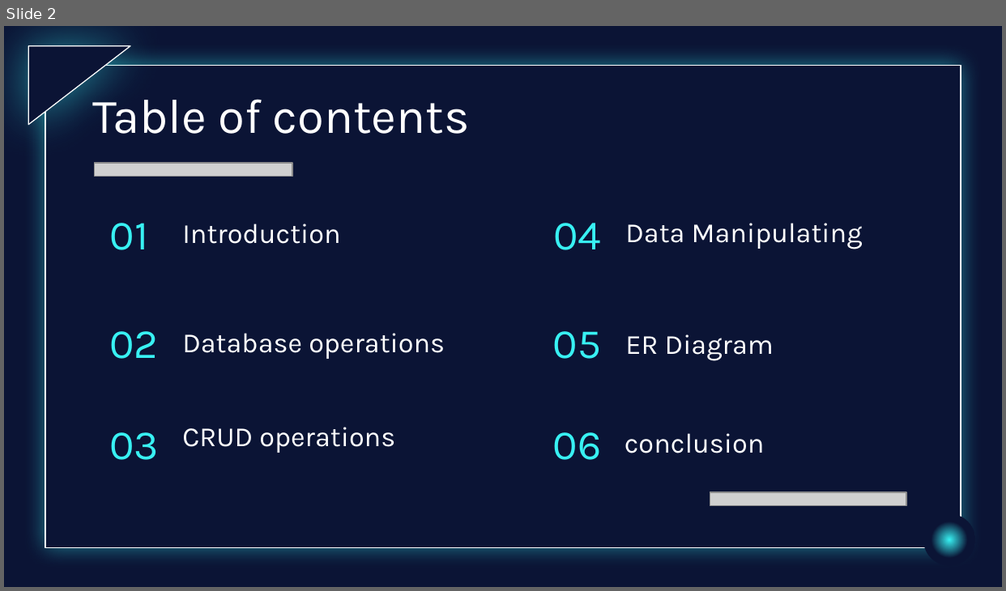
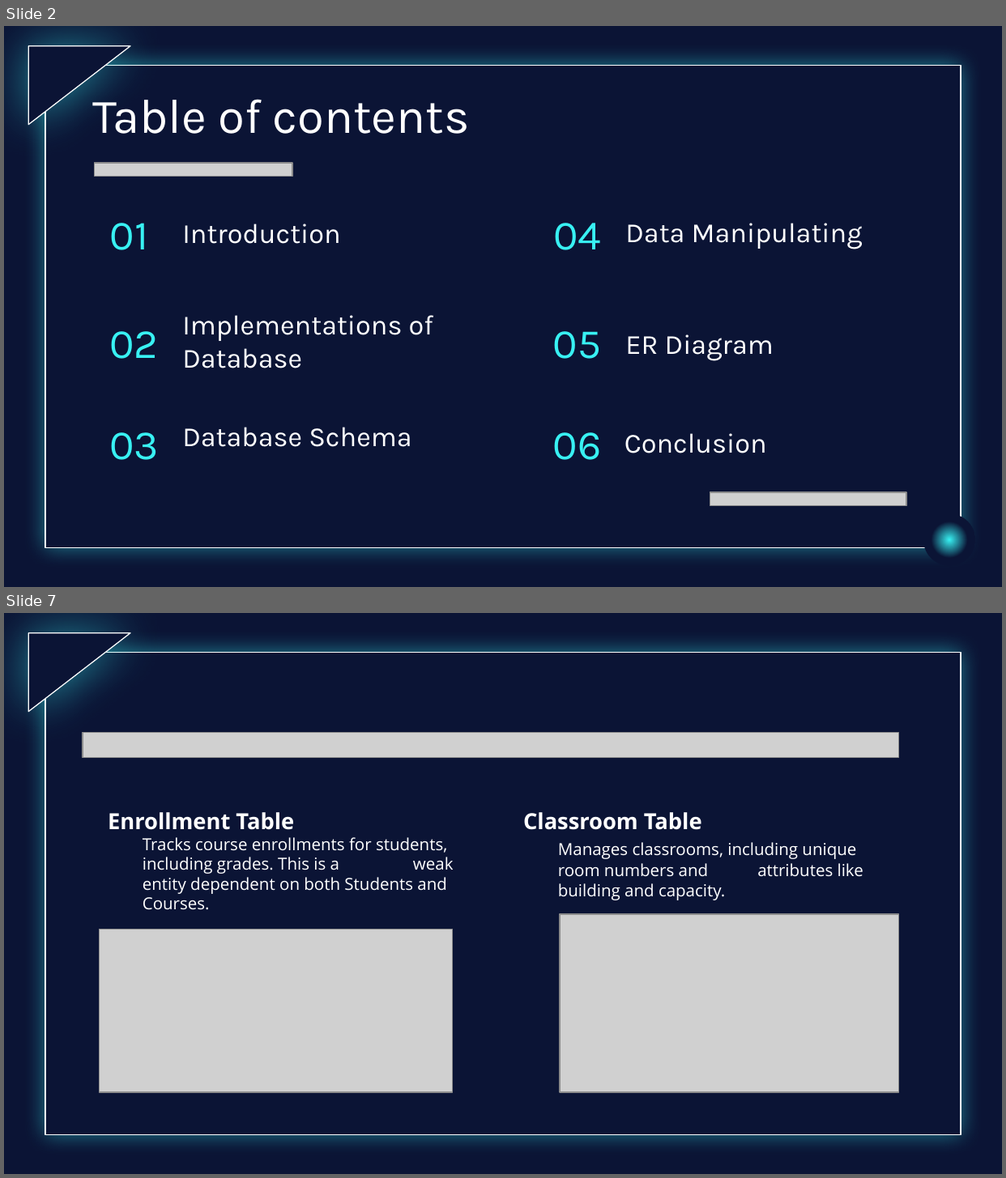
Before and after one commit to UbaidBinWaris/BSCS, a slide deck: BSCS 4B/DB lab/Project/DBMS lab presentation.pptx. Shown one above the other, each under a label of ours: slide 2 before the commit, slides 2 and 7 after it; the slides between them are not shown. The pictures are 1006x591 and 1006x1178 pixels, drawn with LibreOffice and Linux fonts; fonts in the diff are those of the drawing; grey boxes stand for pictures; background and template pictures are left out. Boxes give left, top, right and bottom in pixels: in the first picture for what was removed or moved away, otherwise in the second. Text is boxed around its words. In the diff, an @@ line names an element or a change of style, - is before the commit and + after.

```diff
--- a/BSCS 4B/DB lab/Project/DBMS lab presentation.pptx
+++ b/BSCS 4B/DB lab/Project/DBMS lab presentation.pptx
@@ slide 7 added at [4, 613, 1002, 1174], background picture (left out); not listed: 2 template elements that a slide beside it also shows @@
@@ picture added at [83, 733, 899, 758] @@
@@ text added at [108, 812, 454, 910], 12 pt, text #FFFFFF @@
+Enrollment Table
+Tracks course enrollments for students, including grades. This is a weak entity dependent on both Students and Courses.
@@ text added at [523, 812, 863, 901], 12 pt, text #FFFFFF @@
+Classroom Table
+Manages classrooms, including unique room numbers and attributes like building and capacity.
@@ picture added at [560, 914, 898, 1092] @@
@@ picture added at [99, 930, 452, 1092] @@
@@ slide 2 changed as well @@
@@ subtitle at [182, 315, 433, 369]: text changed @@
-Database operations
+Implementations of Database
@@ subtitle at [182, 427, 411, 447]: text changed @@
-CRUD operations
+Database Schema
@@ subtitle at [624, 433, 767, 454]: text changed @@
-conclusion
+Conclusion
```
Also in this commit, not shown: 3 other slides changed, 11 other slides added, 12 slides removed, 3 other files.
